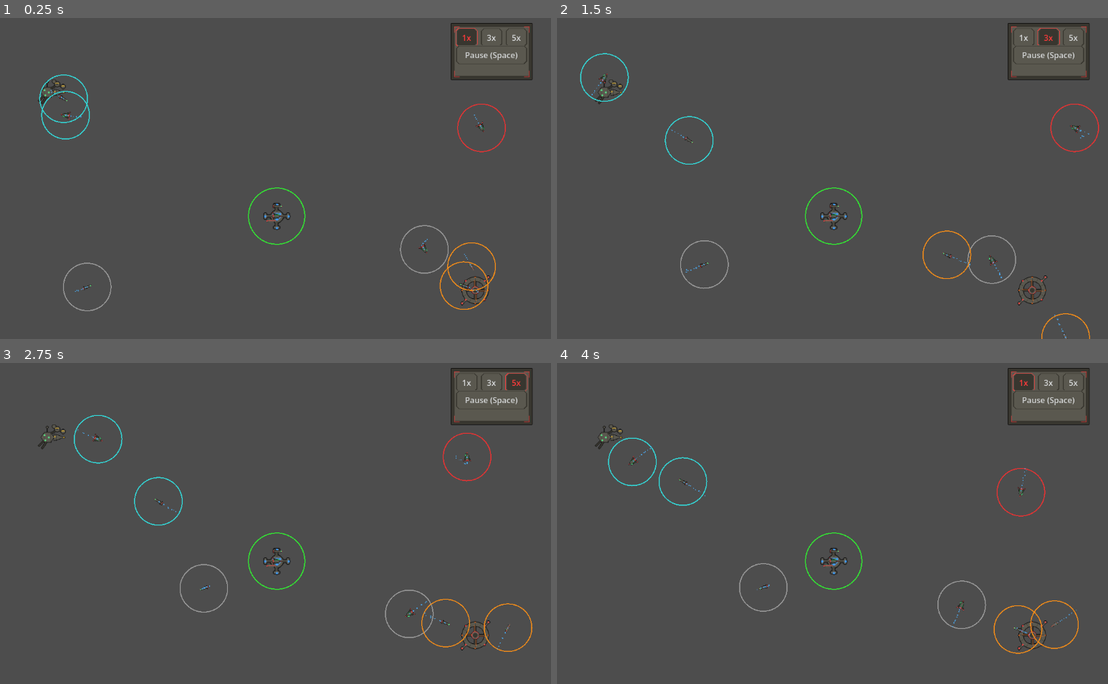
Above: before the commit, frames 1-4 (two rows, left to right).
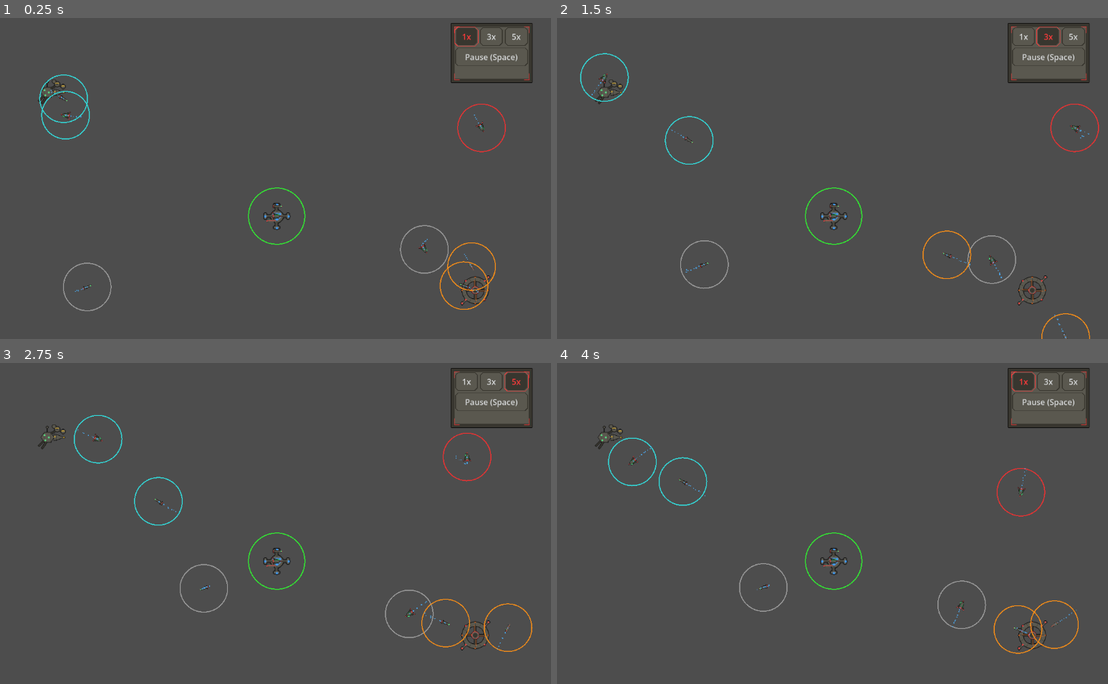
Above: after the commit, the same moments.

Repository: darthlemi/SpaceGame
Game: Godot game, scene res://scenes/campaign/campaign_scene.tscn
The game is run twice, just before and just after one commit, with the same random seed, the same clock (stepped at 60 frames per second) and the same inputs.
Inputs:
- Up to frame 1 (0.25 s): no input
- Up to frame 2 (1.5 s): click "1x" at 0.5 s; click "3x" at 1.25 s
- Up to frame 3 (2.75 s): click "5x" at 2 s
- Up to frame 4 (4 s): click "Pause (Space)" at 2.75 s; click "1x" at 3.5 s

The runs differ from the first frame. In frame 1, 0.6% of the frame differs, in the area x 81-97%, y 2-21%; in frame 2, 0.6%; in frame 3, 0.6%; in frame 4, 0.6%.

Commit message:
Fix dock panel and speed control layout overlaps
- Root cause: theme button margins make Buttons 39px tall, but the panels were hand-positioned for 30px rows with unbounded lists
- TradePanel, RefitPanel and SpeedControls now use a Layout VBoxContainer; variable lists sit in ScrollContainers
- RefitPanel tabs toggle ShopScroll/EquipScroll (a hidden-content scroll would still claim half the height)
- TradePanel x 136-636 and both dock panels y 140-640, clear of RefitPanel and SpeedControls (now ends y 131)
- _check_panel_layout regression check: widgets inside their Background, no overlaps, no SpeedControls overlap, inside the configured viewport

Co-Authored-By: Claude Opus 5.5 <noreply@anthropic.com>

Diff:
--- a/scenes/campaign/refit_panel.tscn
+++ b/scenes/campaign/refit_panel.tscn
@@ -4,63 +4,60 @@
 
 [node name="RefitPanel" type="Control"]
 offset_left = 652.0
-offset_top = 100.0
+offset_top = 140.0
 offset_right = 1152.0
-offset_bottom = 460.0
+offset_bottom = 640.0
 mouse_filter = 2
 script = ExtResource("1")
 
 [node name="Background" type="Panel" parent="."]
 offset_right = 500.0
-offset_bottom = 360.0
+offset_bottom = 500.0
 mouse_filter = 2
 
-[node name="CreditsLabel" type="Label" parent="."]
+[node name="Layout" type="VBoxContainer" parent="."]
 offset_left = 14.0
 offset_top = 14.0
-offset_right = 314.0
-offset_bottom = 44.0
+offset_right = 486.0
+offset_bottom = 486.0
+mouse_filter = 2
 
-[node name="ShopButton" type="Button" parent="."]
-offset_left = 14.0
-offset_top = 40.0
-offset_right = 94.0
-offset_bottom = 70.0
+[node name="CreditsLabel" type="Label" parent="Layout"]
+
+[node name="TabRow" type="HBoxContainer" parent="Layout"]
+
+[node name="ShopButton" type="Button" parent="Layout/TabRow"]
+custom_minimum_size = Vector2(80, 0)
 text = "Shop"
 
-[node name="EquipButton" type="Button" parent="."]
-offset_left = 100.0
-offset_top = 40.0
-offset_right = 180.0
-offset_bottom = 70.0
+[node name="EquipButton" type="Button" parent="Layout/TabRow"]
+custom_minimum_size = Vector2(80, 0)
 text = "Equip"
 
-[node name="ShopContainer" type="VBoxContainer" parent="."]
-offset_left = 14.0
-offset_top = 76.0
-offset_right = 486.0
-offset_bottom = 300.0
+[node name="ShopScroll" type="ScrollContainer" parent="Layout"]
+size_flags_vertical = 3
 
-[node name="CatalogRowsContainer" type="VBoxContainer" parent="ShopContainer"]
+[node name="ShopContainer" type="VBoxContainer" parent="Layout/ShopScroll"]
+size_flags_horizontal = 3
 
-[node name="InventoryRowsContainer" type="VBoxContainer" parent="ShopContainer"]
+[node name="CatalogRowsContainer" type="VBoxContainer" parent="Layout/ShopScroll/ShopContainer"]
 
-[node name="EquipContainer" type="VBoxContainer" parent="."]
+[node name="InventoryRowsContainer" type="VBoxContainer" parent="Layout/ShopScroll/ShopContainer"]
+
+[node name="EquipScroll" type="ScrollContainer" parent="Layout"]
 visible = false
-offset_left = 14.0
-offset_top = 76.0
-offset_right = 486.0
-offset_bottom = 300.0
+size_flags_vertical = 3
 
-[node name="ShipSelector" type="OptionButton" parent="EquipContainer"]
+[node name="EquipContainer" type="VBoxContainer" parent="Layout/EquipScroll"]
+size_flags_horizontal = 3
 
-[node name="PointsLabel" type="Label" parent="EquipContainer"]
+[node name="ShipSelector" type="OptionButton" parent="Layout/EquipScroll/EquipContainer"]
 
-[node name="SlotsContainer" type="VBoxContainer" parent="EquipContainer"]
+[node name="PointsLabel" type="Label" parent="Layout/EquipScroll/EquipContainer"]
 
-[node name="CloseButton" type="Button" parent="."]
-offset_left = 14.0
-offset_top = 306.0
-offset_right = 114.0
-offset_bottom = 336.0
+[node name="SlotsContainer" type="VBoxContainer" parent="Layout/EquipScroll/EquipContainer"]
+
+[node name="CloseButton" type="Button" parent="Layout"]
+custom_minimum_size = Vector2(100, 0)
+size_flags_horizontal = 0
 text = "Close"
--- a/scenes/campaign/trade_panel.tscn
+++ b/scenes/campaign/trade_panel.tscn
@@ -3,46 +3,41 @@
 [ext_resource type="Script" path="res://scripts/campaign/trade_panel.gd" id="1"]
 
 [node name="TradePanel" type="Control"]
-offset_left = 200.0
-offset_top = 100.0
-offset_right = 700.0
-offset_bottom = 460.0
+offset_left = 136.0
+offset_top = 140.0
+offset_right = 636.0
+offset_bottom = 640.0
 mouse_filter = 2
 script = ExtResource("1")
 
 [node name="Background" type="Panel" parent="."]
 offset_right = 500.0
-offset_bottom = 420.0
+offset_bottom = 500.0
 mouse_filter = 2
 
-[node name="CreditsLabel" type="Label" parent="."]
+[node name="Layout" type="VBoxContainer" parent="."]
 offset_left = 14.0
 offset_top = 14.0
-offset_right = 314.0
-offset_bottom = 44.0
+offset_right = 486.0
+offset_bottom = 486.0
+mouse_filter = 2
 
-[node name="RowsContainer" type="VBoxContainer" parent="."]
-offset_left = 14.0
-offset_top = 54.0
-offset_right = 486.0
-offset_bottom = 220.0
+[node name="CreditsLabel" type="Label" parent="Layout"]
 
-[node name="RepairContainer" type="VBoxContainer" parent="."]
-offset_left = 14.0
-offset_top = 226.0
-offset_right = 486.0
-offset_bottom = 340.0
+[node name="RowsContainer" type="VBoxContainer" parent="Layout"]
 
-[node name="RepairAllButton" type="Button" parent="."]
-offset_left = 14.0
-offset_top = 346.0
-offset_right = 164.0
-offset_bottom = 376.0
+[node name="RepairScroll" type="ScrollContainer" parent="Layout"]
+size_flags_vertical = 3
+
+[node name="RepairContainer" type="VBoxContainer" parent="Layout/RepairScroll"]
+size_flags_horizontal = 3
+
+[node name="ButtonRow" type="HBoxContainer" parent="Layout"]
+
+[node name="RepairAllButton" type="Button" parent="Layout/ButtonRow"]
+custom_minimum_size = Vector2(150, 0)
 text = "Repair All"
 
-[node name="CloseButton" type="Button" parent="."]
-offset_left = 14.0
-offset_top = 382.0
-offset_right = 114.0
-offset_bottom = 412.0
+[node name="CloseButton" type="Button" parent="Layout/ButtonRow"]
+custom_minimum_size = Vector2(100, 0)
 text = "Close"
--- a/scenes/ui/speed_controls.tscn
+++ b/scenes/ui/speed_controls.tscn
@@ -8,57 +8,51 @@
 offset_left = 950.0
 offset_top = 10.0
 offset_right = 1115.0
-offset_bottom = 125.0
+offset_bottom = 131.0
 mouse_filter = 2
 script = ExtResource("1")
 
 [node name="Background" type="Panel" parent="."]
 offset_right = 165.0
-offset_bottom = 115.0
+offset_bottom = 121.0
 mouse_filter = 2
 
-[node name="Speed1xButton" type="Button" parent="."]
-offset_left = 10.0
-offset_top = 10.0
-offset_right = 55.0
-offset_bottom = 40.0
+[node name="Layout" type="VBoxContainer" parent="."]
+offset_left = 8.0
+offset_top = 8.0
+offset_right = 157.0
+offset_bottom = 113.0
+mouse_filter = 2
+theme_override_constants/separation = 2
+
+[node name="SpeedRow" type="HBoxContainer" parent="Layout"]
+theme_override_constants/separation = 2
+
+[node name="Speed1xButton" type="Button" parent="Layout/SpeedRow"]
+size_flags_horizontal = 3
 focus_mode = 0
 toggle_mode = true
 button_group = SubResource("ButtonGroup_speed")
 text = "1x"
 
-[node name="Speed3xButton" type="Button" parent="."]
-offset_left = 60.0
-offset_top = 10.0
-offset_right = 105.0
-offset_bottom = 40.0
+[node name="Speed3xButton" type="Button" parent="Layout/SpeedRow"]
+size_flags_horizontal = 3
 focus_mode = 0
 toggle_mode = true
 button_group = SubResource("ButtonGroup_speed")
 text = "3x"
 
-[node name="Speed5xButton" type="Button" parent="."]
-offset_left = 110.0
-offset_top = 10.0
-offset_right = 155.0
-offset_bottom = 40.0
+[node name="Speed5xButton" type="Button" parent="Layout/SpeedRow"]
+size_flags_horizontal = 3
 focus_mode = 0
 toggle_mode = true
 button_group = SubResource("ButtonGroup_speed")
 text = "5x"
 
-[node name="PauseButton" type="Button" parent="."]
-offset_left = 10.0
-offset_top = 45.0
-offset_right = 155.0
-offset_bottom = 75.0
+[node name="PauseButton" type="Button" parent="Layout"]
 focus_mode = 0
 text = "Pause (Space)"
 
-[node name="PausedLabel" type="Label" parent="."]
-offset_left = 10.0
-offset_top = 80.0
-offset_right = 155.0
-offset_bottom = 105.0
+[node name="PausedLabel" type="Label" parent="Layout"]
+visible = false
 text = "PAUSED"
-visible = false
--- a/scripts/campaign/refit_panel.gd
+++ b/scripts/campaign/refit_panel.gd
@@ -5,17 +5,17 @@
 var _catalog: Array[String] = []
 var _selected_ship_index: int = 0
 
-@onready var credits_label: Label = $CreditsLabel
-@onready var shop_button: Button = $ShopButton
-@onready var equip_button: Button = $EquipButton
-@onready var shop_container: VBoxContainer = $ShopContainer
-@onready var equip_container: VBoxContainer = $EquipContainer
-@onready var catalog_rows_container: VBoxContainer = $ShopContainer/CatalogRowsContainer
-@onready var inventory_rows_container: VBoxContainer = $ShopContainer/InventoryRowsContainer
-@onready var ship_selector: OptionButton = $EquipContainer/ShipSelector
-@onready var points_label: Label = $EquipContainer/PointsLabel
-@onready var slots_container: VBoxContainer = $EquipContainer/SlotsContainer
-@onready var close_button: Button = $CloseButton
+@onready var credits_label: Label = $Layout/CreditsLabel
+@onready var shop_button: Button = $Layout/TabRow/ShopButton
+@onready var equip_button: Button = $Layout/TabRow/EquipButton
+@onready var shop_scroll: ScrollContainer = $Layout/ShopScroll
+@onready var equip_scroll: ScrollContainer = $Layout/EquipScroll
+@onready var catalog_rows_container: VBoxContainer = $Layout/ShopScroll/ShopContainer/CatalogRowsContainer
+@onready var inventory_rows_container: VBoxContainer = $Layout/ShopScroll/ShopContainer/InventoryRowsContainer
+@onready var ship_selector: OptionButton = $Layout/EquipScroll/EquipContainer/ShipSelector
+@onready var points_label: Label = $Layout/EquipScroll/EquipContainer/PointsLabel
+@onready var slots_container: VBoxContainer = $Layout/EquipScroll/EquipContainer/SlotsContainer
+@onready var close_button: Button = $Layout/CloseButton
 
 func _ready() -> void:
 	close_button.pressed.connect(close)
@@ -38,13 +38,15 @@
 	_fleet = null
 	_catalog = []
 
+# Toggle the scrolls, not their contents: a visible-but-empty expand-fill
+# scroll would still claim half the panel height.
 func _show_shop() -> void:
-	shop_container.visible = true
-	equip_container.visible = false
+	shop_scroll.visible = true
+	equip_scroll.visible = false
 
 func _show_equip() -> void:
-	shop_container.visible = false
-	equip_container.visible = true
+	shop_scroll.visible = false
+	equip_scroll.visible = true
 
 func refresh() -> void:
 	if _fleet == null:
--- a/scripts/campaign/trade_panel.gd
+++ b/scripts/campaign/trade_panel.gd
@@ -5,11 +5,11 @@
 var _player_fleet: CampaignFleet
 var _rows: Dictionary = {}
 
-@onready var rows_container: VBoxContainer = $RowsContainer
-@onready var repair_container: VBoxContainer = $RepairContainer
-@onready var repair_all_button: Button = $RepairAllButton
-@onready var credits_label: Label = $CreditsLabel
-@onready var close_button: Button = $CloseButton
+@onready var rows_container: VBoxContainer = $Layout/RowsContainer
+@onready var repair_container: VBoxContainer = $Layout/RepairScroll/RepairContainer
+@onready var repair_all_button: Button = $Layout/ButtonRow/RepairAllButton
+@onready var credits_label: Label = $Layout/CreditsLabel
+@onready var close_button: Button = $Layout/ButtonRow/CloseButton
 
 func _ready() -> void:
 	close_button.pressed.connect(close)
--- a/scripts/ui/speed_controls.gd
+++ b/scripts/ui/speed_controls.gd
@@ -1,10 +1,10 @@
 extends Control
 
-@onready var speed_1x_button: Button = $Speed1xButton
-@onready var speed_3x_button: Button = $Speed3xButton
-@onready var speed_5x_button: Button = $Speed5xButton
-@onready var pause_button: Button = $PauseButton
-@onready var paused_label: Label = $PausedLabel
+@onready var speed_1x_button: Button = $Layout/SpeedRow/Speed1xButton
+@onready var speed_3x_button: Button = $Layout/SpeedRow/Speed3xButton
+@onready var speed_5x_button: Button = $Layout/SpeedRow/Speed5xButton
+@onready var pause_button: Button = $Layout/PauseButton
+@onready var paused_label: Label = $Layout/PausedLabel
 
 func _ready() -> void:
 	process_mode = Node.PROCESS_MODE_ALWAYS
--- a/tests/test_campaign_scene_trading.gd
+++ b/tests/test_campaign_scene_trading.gd
@@ -43,6 +43,27 @@
 	var refit_panel: RefitPanel = scene.get_node("UILayer/RefitPanel")
 	if not refit_panel.visible:
 		failures.append("expected RefitPanel visible after docking at HomeBase")
+	# Both open together on dock, so their drawn backgrounds must not overlap.
+	var trade_rect: Rect2 = trade_panel.get_node("Background").get_global_rect()
+	var refit_rect: Rect2 = refit_panel.get_node("Background").get_global_rect()
+	if trade_rect.intersects(refit_rect):
+		failures.append("expected TradePanel %s and RefitPanel %s not to overlap" % [trade_rect, refit_rect])
+	var speed_rect: Rect2 = scene.get_node("UILayer/SpeedControls/Background").get_global_rect()
+	# Headless runs use a 64x64 window, so check against the configured size.
+	var viewport_rect := Rect2(0, 0, ProjectSettings.get_setting("display/window/size/viewport_width"), ProjectSettings.get_setting("display/window/size/viewport_height"))
+	for panel in [trade_panel, refit_panel]:
+		var bg_rect: Rect2 = panel.get_node("Background").get_global_rect()
+		if bg_rect.intersects(speed_rect):
+			failures.append("expected %s %s not to overlap SpeedControls %s" % [panel.name, bg_rect, speed_rect])
+		if not viewport_rect.encloses(bg_rect):
+			failures.append("expected %s %s inside the viewport %s" % [panel.name, bg_rect, viewport_rect])
+		_check_panel_layout(panel, failures)
+	# Docking auto-pauses, so the PAUSED label is shown and checked too.
+	_check_panel_layout(scene.get_node("UILayer/SpeedControls"), failures)
+	refit_panel.equip_button.pressed.emit()
+	await tree.process_frame
+	_check_panel_layout(refit_panel, failures)
+	refit_panel.shop_button.pressed.emit()
 	# Docking now auto-pauses the tree; undo that so the physics-frame-driven
 	# "leave the base" teleport below can actually register the area_exited
 	# transition (mirrors how a real move command would unpause).
@@ -153,3 +174,34 @@
 	campaign_state.reset()
 	scene.queue_free()
 	return failures
+
+# Theme-driven control sizes (e.g. the 8px button margins) must never push
+# content outside the panel chrome or on top of other content.
+static func _check_panel_layout(panel: Control, failures: Array[String]) -> void:
+	var bg_rect: Rect2 = panel.get_node("Background").get_global_rect()
+	var controls: Array[Control] = []
+	_collect_visible_widgets(panel, controls)
+	for c in controls:
+		# ScrollContainer clips its content, so off-screen rows are fine.
+		if not _has_scroll_ancestor(c, panel) and not bg_rect.encloses(c.get_global_rect()):
+			failures.append("%s: %s %s spills outside Background %s" % [panel.name, c.name, c.get_global_rect(), bg_rect])
+	for i in controls.size():
+		for j in range(i + 1, controls.size()):
+			if controls[i].get_global_rect().intersects(controls[j].get_global_rect()):
+				failures.append("%s: %s overlaps %s" % [panel.name, controls[i].name, controls[j].name])
+
+static func _collect_visible_widgets(node: Node, out: Array[Control]) -> void:
+	for child in node.get_children():
+		if not (child is Control) or not child.visible:
+			continue
+		if child is Button or child is Label:
+			out.append(child)
+		_collect_visible_widgets(child, out)
+
+static func _has_scroll_ancestor(node: Node, stop_at: Node) -> bool:
+	var parent := node.get_parent()
+	while parent != null and parent != stop_at:
+		if parent is ScrollContainer:
+			return true
+		parent = parent.get_parent()
+	return false
--- a/tests/test_speed_controls.gd
+++ b/tests/test_speed_controls.gd
@@ -13,10 +13,10 @@
 	if tree.paused:
 		failures.append("expected tree to start unpaused")
 
-	var speed_3x: Button = scene.get_node("Speed3xButton")
-	var speed_5x: Button = scene.get_node("Speed5xButton")
-	var pause_button: Button = scene.get_node("PauseButton")
-	var paused_label: Label = scene.get_node("PausedLabel")
+	var speed_3x: Button = scene.get_node("Layout/SpeedRow/Speed3xButton")
+	var speed_5x: Button = scene.get_node("Layout/SpeedRow/Speed5xButton")
+	var pause_button: Button = scene.get_node("Layout/PauseButton")
+	var paused_label: Label = scene.get_node("Layout/PausedLabel")
 
 	speed_3x.pressed.emit()
 	if not is_equal_approx(Engine.time_scale, 3.0):
Not shown, changed: carry_forward.md
